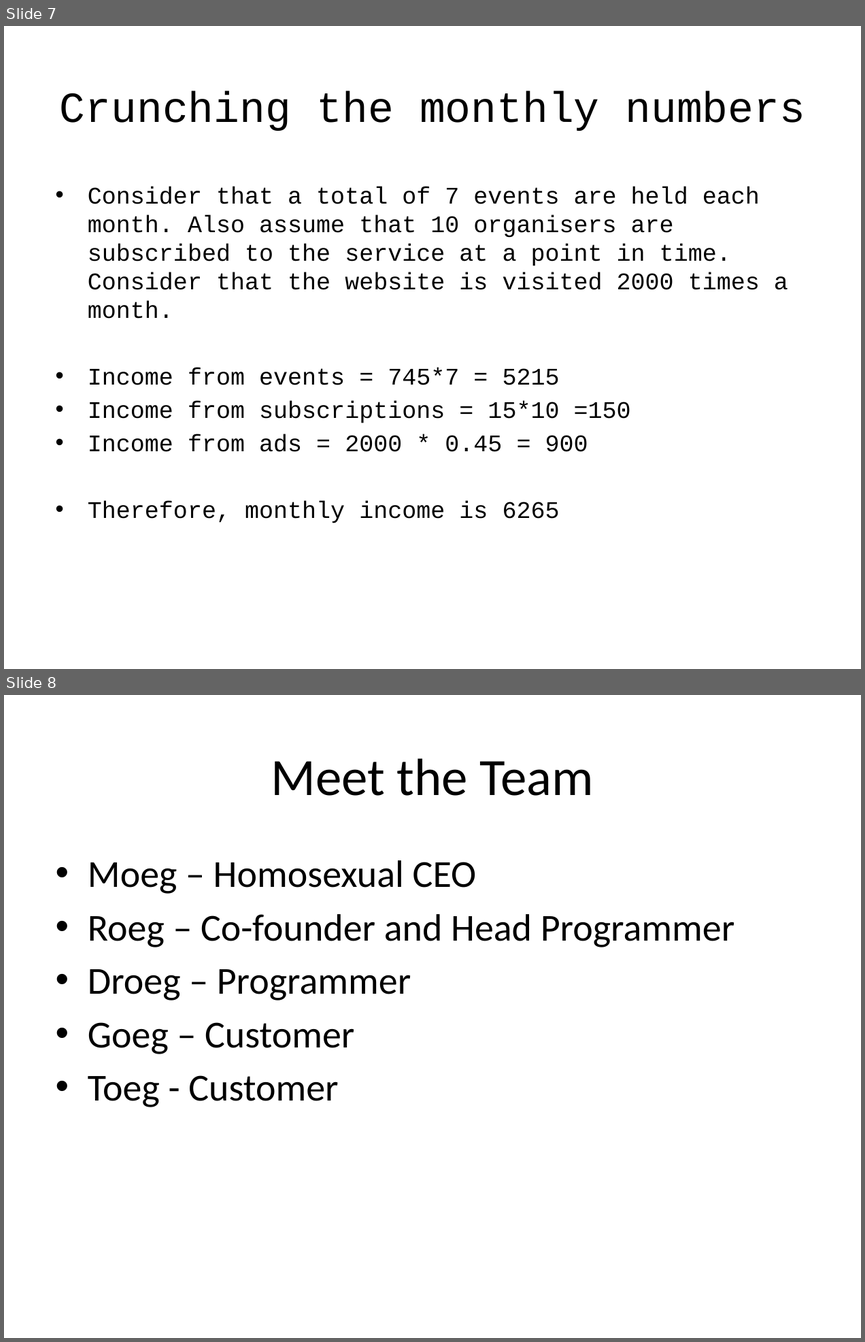
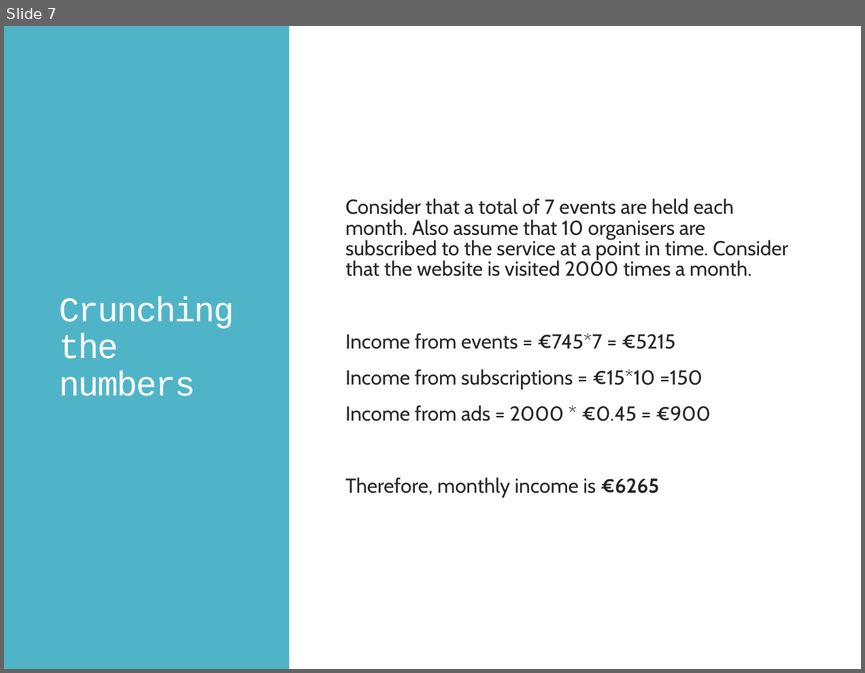
Before and after one commit to enricozammitlon/EsportsHack2019, a slide deck: Presentation.pptx. Shown one above the other, each under a label of ours: slides 7 and 8 before the commit, slide 7 after it. The pictures are 865x1342 and 865x673 pixels, drawn with LibreOffice and Linux fonts; fonts in the diff are those of the drawing; background and template pictures are left out. Boxes give left, top, right and bottom in pixels: in the first picture for what was removed or moved away, otherwise in the second. Text is boxed around its words. In the diff, an @@ line names an element or a change of style, - is before the commit and + after.

```diff
--- a/Presentation.pptx
+++ b/Presentation.pptx
@@ slide 8 removed at box(4, 695, 861, 1338), background picture (left out) @@
@@ title removed at box(271, 758, 594, 796) @@
-Meet the Team
@@ text removed at box(88, 860, 735, 1107) @@
-• Moeg – Homosexual CEO
-• Roeg – Co-founder and Head Programmer
-• Droeg – Programmer
-• Goeg – Customer
-• Toeg - Customer
@@ slide 7 changed as well @@
@@ rectangle added at box(4, 26, 290, 669), fill #50B4C8 @@
@@ text "Consider that a total of ...": place and size @@
-text "Consider that a total of ..." at box(88, 187, 788, 523)
+text "Consider that a total of ..." at box(345, 198, 788, 497)
@@ text "Consider that a total of ..." at box(345, 198, 788, 497): vertical alignment top to middle @@
@@ text at box(345, 198, 788, 276): size 20 to 17 pt, font Courier New to Cabin, text colour #000000 to #262626 in "Consider that a total of 7 events ..."; bullet • to  ; line spacing 1 to 0.85; more space between paragraphs @@
@@ title at box(59, 296, 235, 396): text changed; size 36 to 29 pt; text colour #000000 to #FFFFFF @@
-Crunching the monthly numbers
+Crunching the numbers
@@ text at box(345, 333, 710, 497): text changed; size 20 to 17 pt; font Courier New to Cabin; text colour #000000 to #262626 @@
-• Income from events = 745*7 = 5215
-• Income from subscriptions = 15*10 =150
-• Income from ads = 2000 * 0.45 = 900
-• Therefore, monthly income is 6265
+  Income from events = €745*7 = €5215
+  Income from subscriptions = €15*10 =150
+  Income from ads = 2000 * €0.45 = €900
+  Therefore, monthly income is €6265
```
Also in this commit, not shown: 6 other slides changed.
